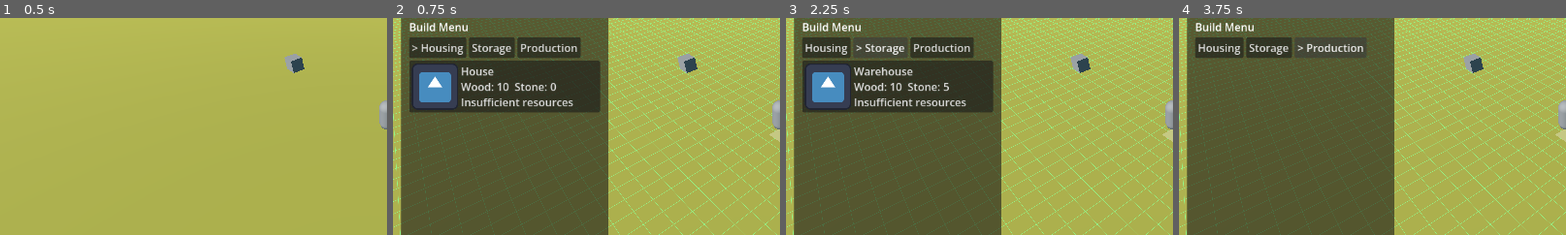
Above: before the commit, frames 1-4 (left to right).
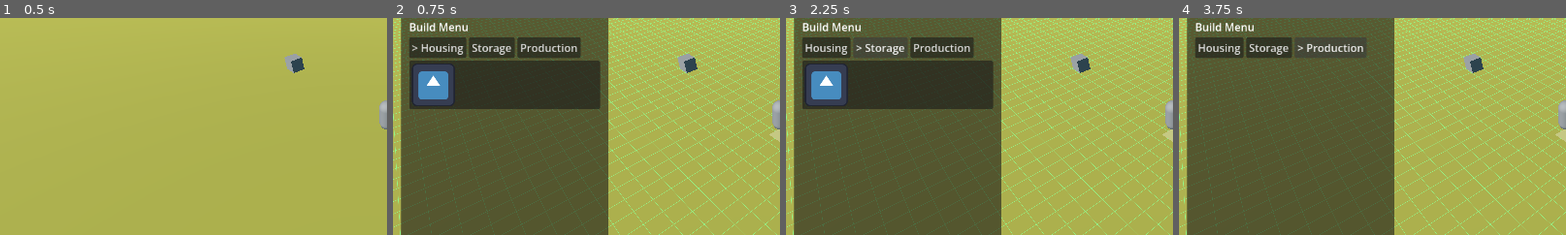
Above: after the commit, the same moments.

Repository: lx18093574415-dev/START
Game: Godot game, scene res://node_3d.tscn
The game is run twice, just before and just after one commit, with the same random seed, the same clock (stepped at 60 frames per second) and the same inputs. The engine's default icon, where the game draws it, is replaced by a stand-in: a white triangle on a blue panel in a dark square.
Inputs:
- Up to frame 1 (0.5 s): no input
- Up to frame 2 (0.75 s): click "Build" at 0.5 s
- Up to frame 3 (2.25 s): click "> Housing" at 1.25 s; click "Storage" at 2 s
- Up to frame 4 (3.75 s): click "Housing" at 2.75 s; click "Production" at 3.5 s
The pictures show only the part of the screen within x 0-50%, y 18-68%; the shares and areas given below are measured in that part.

Frame 1 is identical in both runs. In frame 2, 2.5% of the frame differs, in the area x 4-54%, y 21-44%; in frame 3, 2.6%; in frame 4, nothing differs.
Error after the commit: Invalid access to property or key 'cost_wood' on a base object of type 'Resource (BuildingData)'. (res://Scripts/Player/game_manager.gd:27)

Commit message:
Upload alien colony build data refactor

Diff:
--- a/Scripts/Building/BuildingData.gd
+++ b/Scripts/Building/BuildingData.gd
@@ -9,5 +9,7 @@
 @export var scene: PackedScene
 @export var preview: PackedScene
 @export var size: Vector2
-@export var cost_wood: int
-@export var cost_stone: int
+@export var build_costs: Dictionary = {}
+@export_multiline var description := ""
+@export var tier := 1
+@export var unlocked_by: Array[StringName] = []
